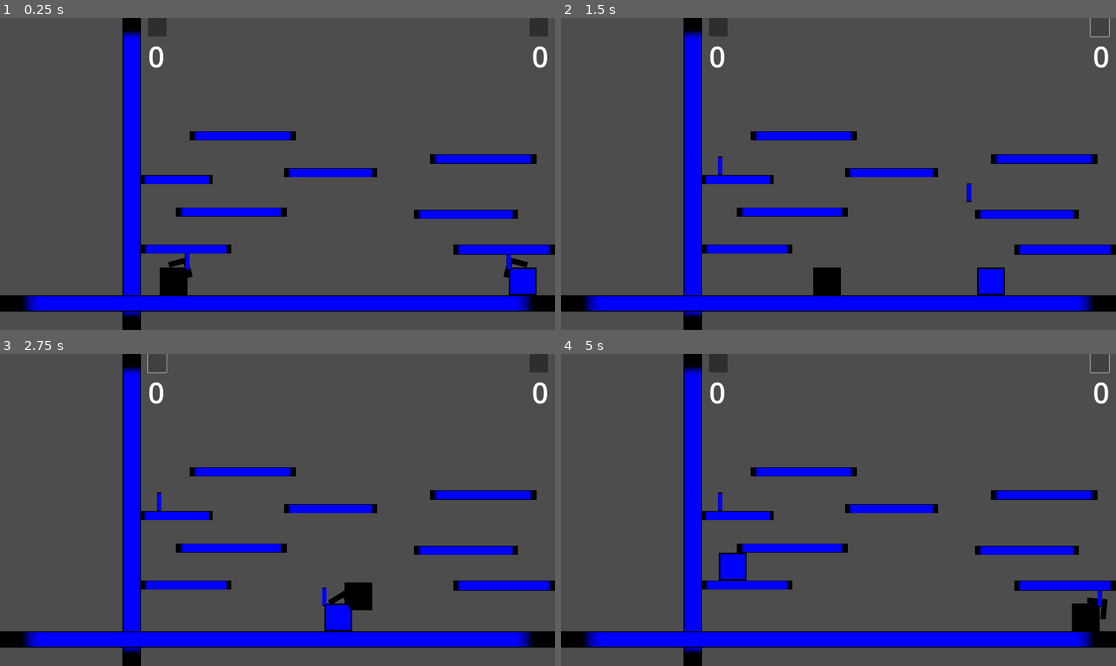
Above: before the commit, frames 1-4 (two rows, left to right).
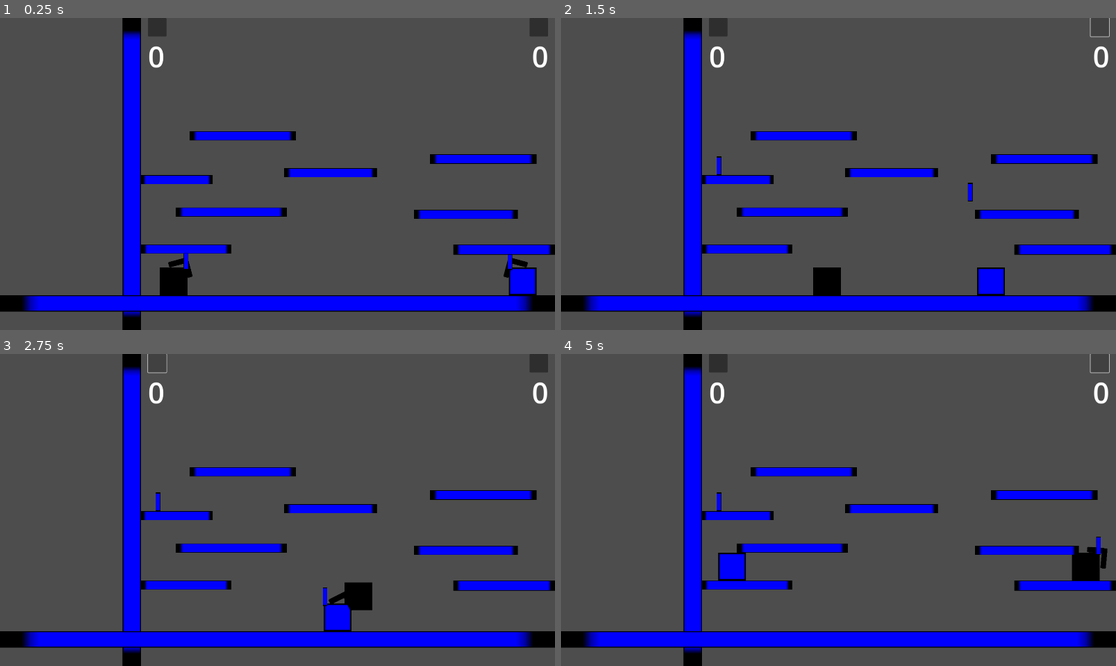
Above: after the commit, the same moments.

Repository: ra314/micro-swords
Game: Godot game, scene res://Main.tscn
Two runs of this game, one before a commit and one after it. Both use one fixed random seed, a clock stepped at 60 frames per second and the inputs below.
Inputs (mouse positions are in pixels of both pictures, inside the frame that each line leads up to):
- Up to frame 1 (0.25 s): no input
- Up to frame 2 (1.5 s): click (716, 27) at 0.5 s; click (1099, 27) at 1.25 s
- Up to frame 3 (2.75 s): click (155, 363) at 2 s
- Up to frame 4 (5 s): click (1099, 363) at 2.75 s; click (716, 363) at 3.5 s; click (1099, 363) at 4.25 s

The runs differ from the first frame. In frame 1, less than 0.1% of the frame differs, in the area x 33-93%, y 75-81%; in frame 2, less than 0.1%; in frame 3, 0.1%; in frame 4, 1.3%, in the area x 28-99%, y 44-89%.

Commit message:
Added a kludge fix that prevents stoppage when jumping onto a sword.

Diff:
--- a/Sword.gd
+++ b/Sword.gd
@@ -41,7 +41,7 @@
 #				print("hello")
 
 	elif state == ENUMS.SWORD_STATE.HELD:
-		position += (velocity*delta)
+		pass
 
 func detect_swordsman_collision():
 	for i in get_slide_collision_count():
--- a/Swordsman.gd
+++ b/Swordsman.gd
@@ -75,7 +75,7 @@
 
 	if held_item != ENUMS.HELD_ITEM.NONE:
 		# Sync sword velocity with swordsman velocity
-		root.get_sword(held_item).velocity = velocity
+		update_held_sword_location(root.get_sword(held_item))
 		# Rotate the arrow
 		rotate_arrow()
 		update_arrow_rotation()
@@ -83,14 +83,23 @@
 #			action()
 
 	# MOVE
+	var prev_position = position
+	var prev_velocity = velocity
 	move_and_slide()
-	detect_sword_collision()
+	var collided_with_sword = detect_sword_collision()
+	if collided_with_sword:
+		position = prev_position
+		velocity = prev_velocity
+		move_and_slide()
 
-func detect_sword_collision():
+func detect_sword_collision() -> bool:
+	var retval = false
 	for i in get_slide_collision_count():
 		var collider = get_slide_collision(i).get_collider()
 		if collider.name.contains("Sword"):
 			respond_to_collision(collider)
+			retval = true
+	return retval
 
 func respond_to_collision(sword: Sword):
 	match sword.state:
--- a/Swordsman.tscn
+++ b/Swordsman.tscn
@@ -9,6 +9,7 @@
 
 [node name="CharacterBody2D" type="CharacterBody2D"]
 collision_layer = 2
+platform_on_leave = 2
 script = ExtResource("1_y0qsv")
 
 [node name="Sprite2D" type="Sprite2D" parent="."]
